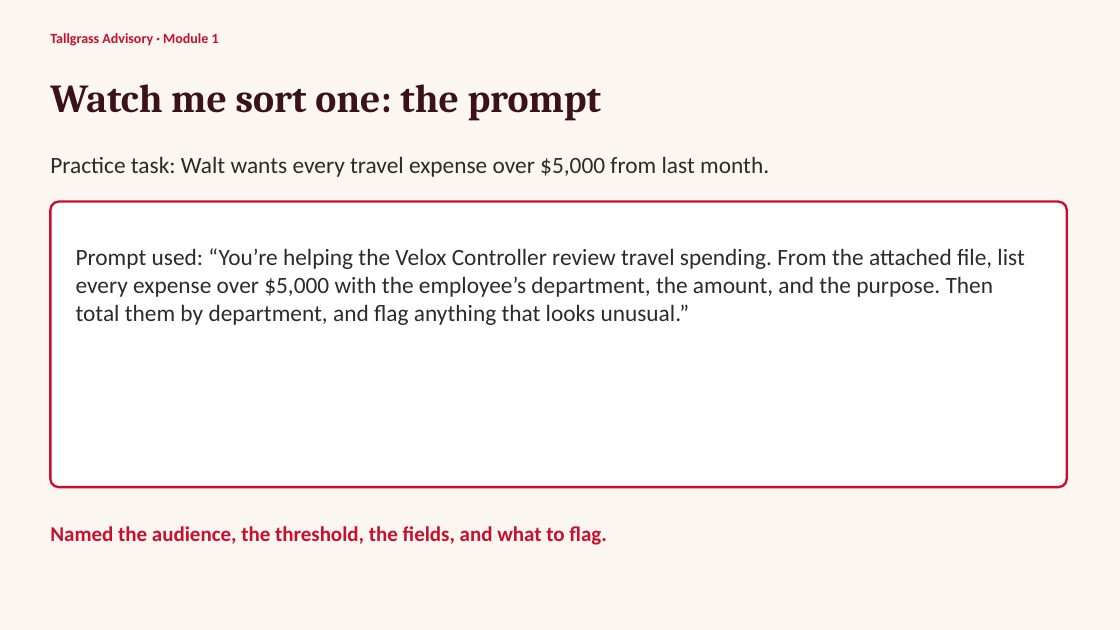
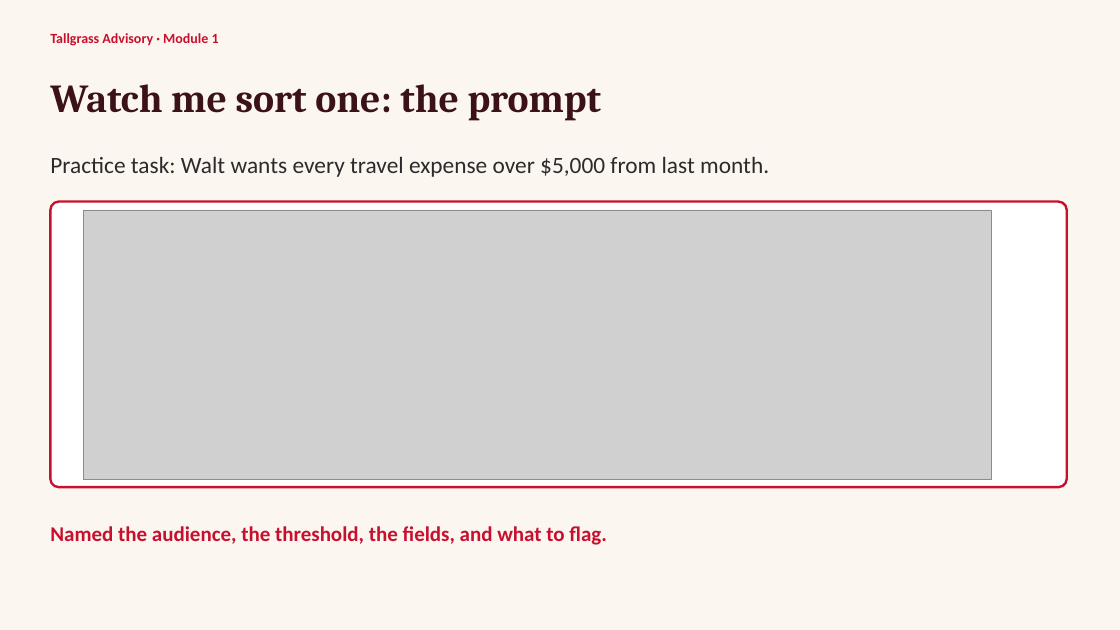
Before and after one commit to bradtrinkle/acct4420-course, a slide deck: slide 7 of downloads/module-1-slides.pptx. Drawn at 1120x630 pixels with LibreOffice and Linux fonts; fonts in the diff are those of the drawing; grey boxes stand for pictures. Boxes give left, top, right and bottom in pixels: in the first picture for what was removed or moved away, otherwise in the second. Text is boxed around its words. In the diff, an @@ line names an element or a change of style, - is before the commit and + after.

```diff
--- a/downloads/module-1-slides.pptx
+++ b/downloads/module-1-slides.pptx
@@ picture added at <box>83,210,991,480</box> @@
@@ text removed at <box>76,248,1024,325</box> @@
-Prompt used: “You’re helping the Velox Controller review travel spending. From the attached file, list every expense over $5,000 with the employee’s department, the amount, and the purpose. Then total them by department, and flag anything that looks unusual.”
```
Also in this commit, not shown: 1 other slide changed.
